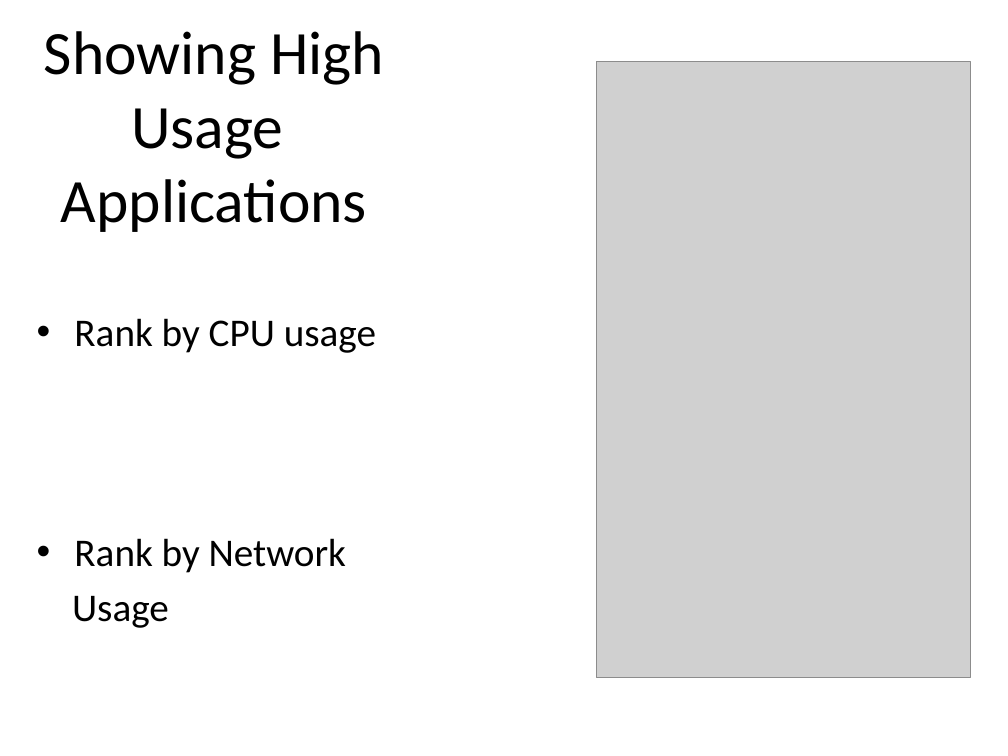
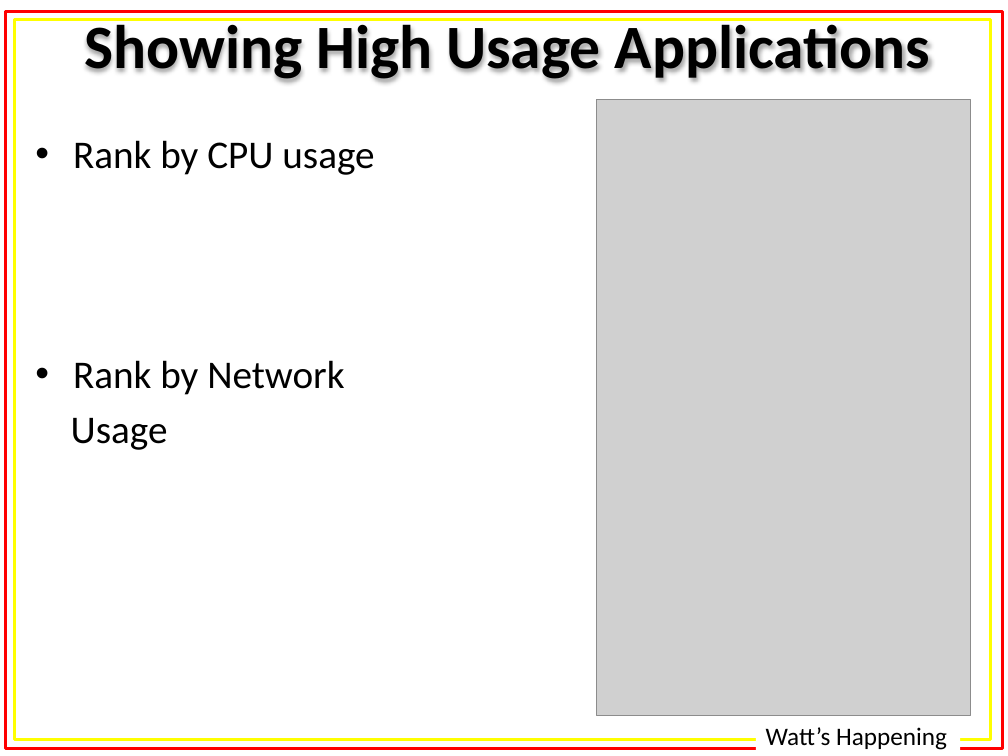
Before and after one commit to alexisfisher/watts-happening, a slide deck: slide 12 of docs/presentation/Presentation.pptx (slide 11 before the commit). Drawn at 1008x756 pixels with LibreOffice and Linux fonts; fonts in the diff are those of the drawing; grey boxes stand for pictures. Boxes give left, top, right and bottom in pixels: in the first picture for what was removed or moved away, otherwise in the second. Text is boxed around its words. In the diff, an @@ line names an element or a change of style, - is before the commit and + after.

```diff
--- a/docs/presentation/Presentation.pptx
+++ b/docs/presentation/Presentation.pptx
@@ rectangle added at <box>5,12,1003,749</box>, outline #FF0000 2 pt @@
@@ rectangle added at <box>14,19,991,740</box>, outline #FFFF00 2 pt @@
@@ title added at <box>25,0,991,89</box>, fill gradient #779737 to #9BC348 to #9DC746, 44 pt, text #000000, bold @@
+Showing High Usage Applications
@@ text removed at <box>44,31,384,232</box> @@
-Showing High Usage
-Applications
@@ picture: place and size @@
-picture at <box>597,61,971,677</box>
+picture at <box>597,100,971,716</box>
@@ text "Rank by CPU usage": place and size @@
-text "Rank by CPU usage" at <box>72,318,376,628</box>
+text "Rank by CPU usage" at <box>71,140,374,450</box>
@@ rectangle added at <box>756,716,961,756</box>, fill #FFFFFF, 18 pt, text #000000 @@
+Watt’s Happening
```
Also in this commit, not shown: 10 other slides changed, 3 slides added, 2 slides removed, 1 other file.
